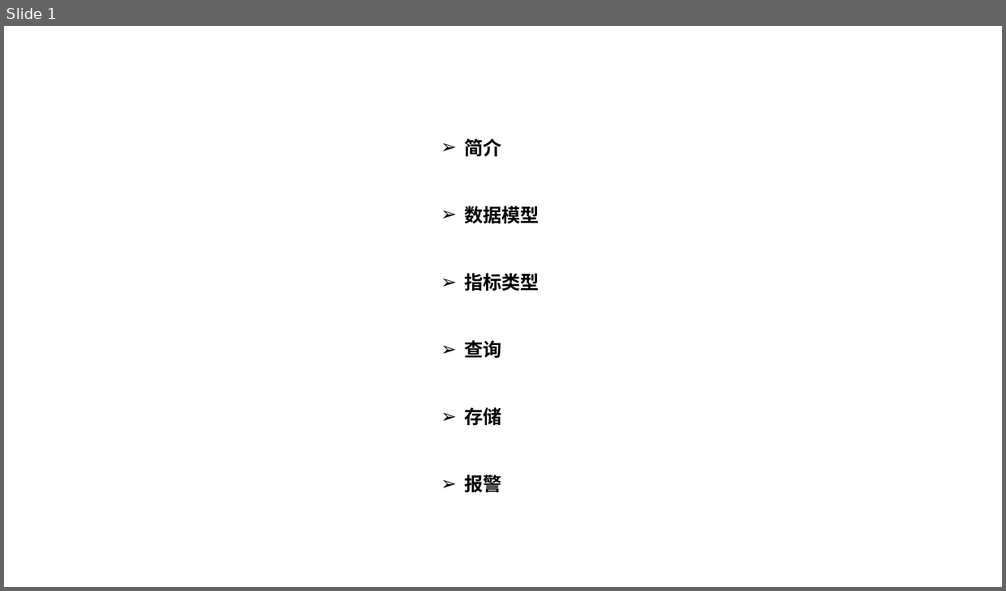
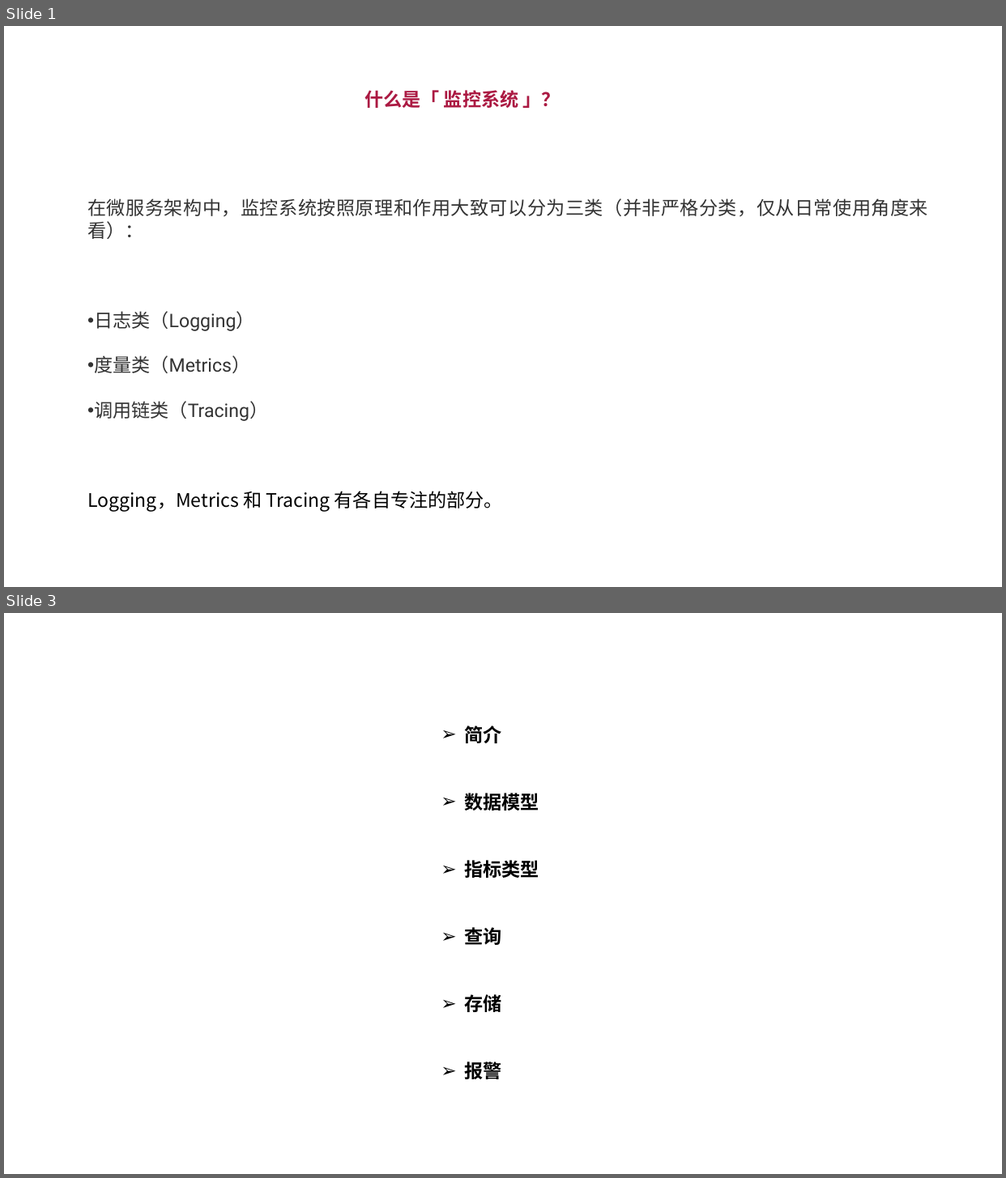
Before and after one commit to kingreatwill/open, a slide deck: files/Prometheus.pptx. Shown one above the other, each under a label of ours: slide 1 before the commit, slides 1 and 3 after it; the slides between them are not shown. The pictures are 1006x591 and 1006x1178 pixels, drawn with LibreOffice and Linux fonts; fonts in the diff are those of the drawing. Boxes give left, top, right and bottom in pixels: in the first picture for what was removed or moved away, otherwise in the second. Text is boxed around its words. In the diff, an @@ line names an element or a change of style, - is before the commit and + after.

```diff
--- a/files/Prometheus.pptx
+++ b/files/Prometheus.pptx
@@ slide 1 added at [4, 26, 1002, 587], background #FFFFFF @@
@@ text added at [364, 90, 560, 108], 18 pt, text #AB1942, bold @@
+什么是「 监控系统 」？
@@ text added at [87, 199, 928, 511], 18 pt, text #333333 @@
+在微服务架构中，监控系统按照原理和作用大致可以分为三类（并非严格分类，仅从日常使用角度来看）：
+• 日志类（Logging）
+• 度量类（Metrics）
+• 调用链类（Tracing）
+Logging，Metrics 和 Tracing 有各自专注的部分。
@@ what was slide 1 is now slide 3 @@
```
Also in this commit, not shown: 1 slide changed, 3 other slides added, 1 other file.
